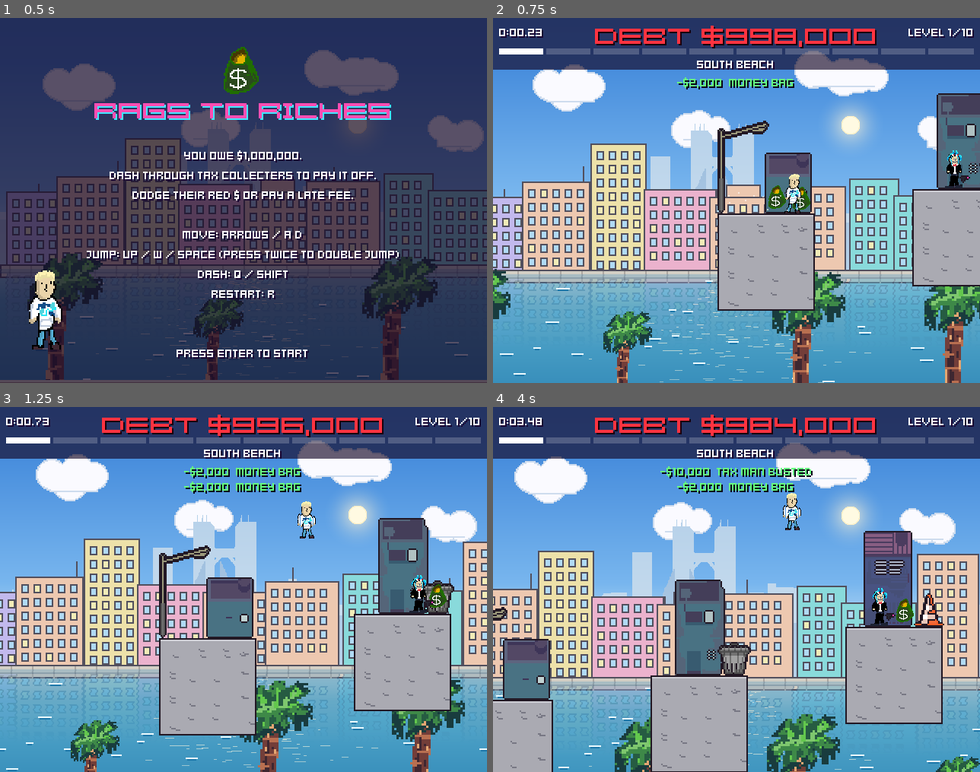
Above: before the commit, frames 1-4 (two rows, left to right).
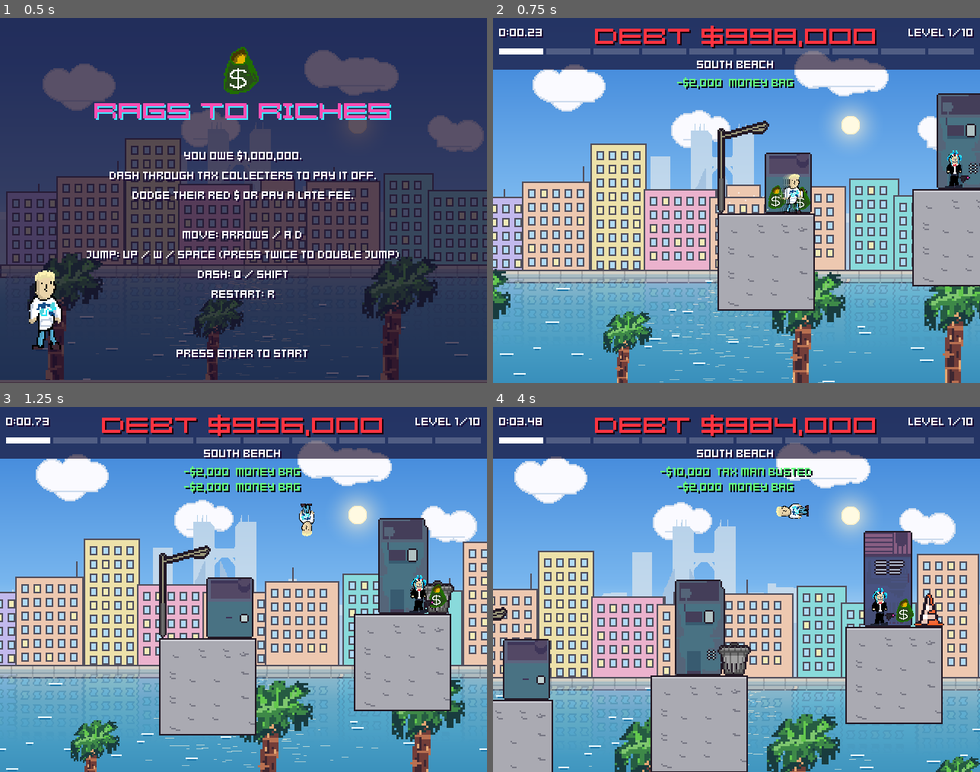
Above: after the commit, the same moments.

Repository: ybro2011/BounceBack-from-rags2riches
Game: Godot game, scene res://scenes/start_screen.tscn
Two runs of this game, one before a commit and one after it. Both use one fixed random seed, a clock stepped at 60 frames per second and the inputs below.
Inputs:
- Up to frame 1 (0.5 s): no input
- Up to frame 2 (0.75 s): tap Enter (ui_accept) at 0.5 s; hold Right (move_right) from 0.53 s (still down); tap Q (dash) at 0.6 s
- Up to frame 3 (1.25 s): keep holding Right (move_right); tap Up (jump) at 0.77, 0.8, 1.07 s
- Up to frame 4 (4 s): tap Up (jump) at 1.35, 1.52, 1.82, 2.3, 3.02, 3.32, 3.6, 3.77 s; tap Q (dash) at 1.55, 2.1, 2.85 s; release Right (move_right) at 2.03 s; hold Left (move_left) 2.03-2.78 s; hold Right (move_right) from 2.78 s (still down)

Frame 1 is identical in both runs. In frame 2, 0.2% of the frame differs, in the area x 58-64%, y 42-54%; in frame 3, 0.2%; in frame 4, 0.3%, in the area x 58-65%, y 23-34%.

Commit message:
more player animations, attack animations

Diff:
--- a/scenes/player.tscn
+++ b/scenes/player.tscn
@@ -5,9 +5,13 @@
 [ext_resource type="Texture2D" path="res://assets/images/user/characters/blonde_climb_1.png" id="climb_1"]
 [ext_resource type="Texture2D" path="res://assets/images/user/characters/blonde_dash_0.png" id="dash_0"]
 [ext_resource type="Texture2D" path="res://assets/images/user/characters/blonde_dash_1.png" id="dash_1"]
+[ext_resource type="Texture2D" path="res://assets/images/user/characters/blonde_dash_2.png" id="dash_2"]
+[ext_resource type="Texture2D" path="res://assets/images/user/characters/blonde_dash_attack_0.png" id="dash_attack_0"]
+[ext_resource type="Texture2D" path="res://assets/images/user/characters/blonde_dash_attack_1.png" id="dash_attack_1"]
 [ext_resource type="Texture2D" path="res://assets/images/user/characters/blonde_double_jump_0.png" id="double_jump_0"]
 [ext_resource type="Texture2D" path="res://assets/images/user/characters/blonde_double_jump_1.png" id="double_jump_1"]
 [ext_resource type="Texture2D" path="res://assets/images/user/characters/blonde_double_jump_2.png" id="double_jump_2"]
+[ext_resource type="Texture2D" path="res://assets/images/user/characters/blonde_double_jump_3.png" id="double_jump_3"]
 [ext_resource type="Texture2D" path="res://assets/images/user/characters/blonde_fall_0.png" id="fall_0"]
 [ext_resource type="Texture2D" path="res://assets/images/user/characters/blonde_fall_1.png" id="fall_1"]
 [ext_resource type="Texture2D" path="res://assets/images/user/characters/blonde_hurt_0.png" id="hurt_0"]
@@ -18,6 +22,7 @@
 [ext_resource type="Texture2D" path="res://assets/images/user/characters/blonde_jump_0.png" id="jump_0"]
 [ext_resource type="Texture2D" path="res://assets/images/user/characters/blonde_jump_1.png" id="jump_1"]
 [ext_resource type="Texture2D" path="res://assets/images/user/characters/blonde_jump_2.png" id="jump_2"]
+[ext_resource type="Texture2D" path="res://assets/images/user/characters/blonde_jump_3.png" id="jump_3"]
 [ext_resource type="Texture2D" path="res://assets/images/user/characters/blonde_land_0.png" id="land_0"]
 [ext_resource type="Texture2D" path="res://assets/images/user/characters/blonde_land_1.png" id="land_1"]
 [ext_resource type="Texture2D" path="res://assets/images/user/characters/blonde_run_0.png" id="run_0"]
@@ -26,7 +31,12 @@
 [ext_resource type="Texture2D" path="res://assets/images/user/characters/blonde_run_3.png" id="run_3"]
 [ext_resource type="Texture2D" path="res://assets/images/user/characters/blonde_run_4.png" id="run_4"]
 [ext_resource type="Texture2D" path="res://assets/images/user/characters/blonde_run_5.png" id="run_5"]
+[ext_resource type="Texture2D" path="res://assets/images/user/characters/blonde_run_6.png" id="run_6"]
+[ext_resource type="Texture2D" path="res://assets/images/user/characters/blonde_run_7.png" id="run_7"]
 [ext_resource type="Texture2D" path="res://assets/images/user/characters/blonde_slam_0.png" id="slam_0"]
+[ext_resource type="Texture2D" path="res://assets/images/user/characters/blonde_slam_attack_0.png" id="slam_attack_0"]
+[ext_resource type="Texture2D" path="res://assets/images/user/characters/blonde_slam_attack_1.png" id="slam_attack_1"]
+[ext_resource type="Texture2D" path="res://assets/images/user/characters/blonde_slam_attack_2.png" id="slam_attack_2"]
 [ext_resource type="Texture2D" path="res://assets/images/user/characters/blonde_wall_jump_0.png" id="wall_jump_0"]
 [ext_resource type="Texture2D" path="res://assets/images/user/characters/blonde_wall_jump_1.png" id="wall_jump_1"]
 [ext_resource type="Texture2D" path="res://assets/images/user/characters/blonde_wall_slide_0.png" id="wall_slide_0"]
@@ -40,15 +50,20 @@
 "name": &"climb",
 "speed": 10.0
 }, {
-"frames": [{"duration": 1.0, "texture": ExtResource("dash_0")}, {"duration": 1.0, "texture": ExtResource("dash_1")}],
-"loop": true,
+"frames": [{"duration": 1.0, "texture": ExtResource("dash_0")}, {"duration": 1.0, "texture": ExtResource("dash_1")}, {"duration": 1.0, "texture": ExtResource("dash_2")}],
+"loop": false,
 "name": &"dash",
-"speed": 15.0
+"speed": 20.0
 }, {
-"frames": [{"duration": 1.0, "texture": ExtResource("double_jump_0")}, {"duration": 1.0, "texture": ExtResource("double_jump_1")}, {"duration": 1.0, "texture": ExtResource("double_jump_2")}],
+"frames": [{"duration": 1.0, "texture": ExtResource("dash_attack_0")}, {"duration": 1.0, "texture": ExtResource("dash_attack_1")}],
+"loop": false,
+"name": &"dash_attack",
+"speed": 10.0
+}, {
+"frames": [{"duration": 1.0, "texture": ExtResource("double_jump_0")}, {"duration": 1.0, "texture": ExtResource("double_jump_1")}, {"duration": 1.0, "texture": ExtResource("double_jump_2")}, {"duration": 1.0, "texture": ExtResource("double_jump_3")}],
 "loop": false,
 "name": &"double_jump",
-"speed": 14.0
+"speed": 16.0
 }, {
 "frames": [{"duration": 1.0, "texture": ExtResource("fall_0")}, {"duration": 1.0, "texture": ExtResource("fall_1")}],
 "loop": true,
@@ -65,25 +80,30 @@
 "name": &"idle",
 "speed": 4.0
 }, {
-"frames": [{"duration": 1.0, "texture": ExtResource("jump_0")}, {"duration": 1.0, "texture": ExtResource("jump_1")}, {"duration": 1.0, "texture": ExtResource("jump_2")}],
+"frames": [{"duration": 1.0, "texture": ExtResource("jump_0")}, {"duration": 1.0, "texture": ExtResource("jump_1")}, {"duration": 1.0, "texture": ExtResource("jump_2")}, {"duration": 1.0, "texture": ExtResource("jump_3")}],
 "loop": false,
 "name": &"jump",
-"speed": 12.0
+"speed": 14.0
 }, {
 "frames": [{"duration": 1.0, "texture": ExtResource("land_0")}, {"duration": 1.0, "texture": ExtResource("land_1")}],
 "loop": false,
 "name": &"land",
 "speed": 14.0
 }, {
-"frames": [{"duration": 1.0, "texture": ExtResource("run_0") …(221 unchanged characters)… ": 1.0, "texture": ExtResource("run_5")}],
+"frames": [{"duration": 1.0, "texture": ExtResource("run_0") …(221 unchanged characters)… ": 1.0, "texture": ExtResource("run_5")}, {"duration": 1.0, "texture": ExtResource("run_6")}, {"duration": 1.0, "texture": ExtResource("run_7")}],
 "loop": true,
 "name": &"run",
-"speed": 15.0
+"speed": 16.0
 }, {
 "frames": [{"duration": 1.0, "texture": ExtResource("slam_0")}],
 "loop": true,
 "name": &"slam",
 "speed": 5.0
+}, {
+"frames": [{"duration": 1.0, "texture": ExtResource("slam_attack_0")}, {"duration": 1.0, "texture": ExtResource("slam_attack_1")}, {"duration": 1.0, "texture": ExtResource("slam_attack_2")}],
+"loop": false,
+"name": &"slam_attack",
+"speed": 12.0
 }, {
 "frames": [{"duration": 1.0, "texture": ExtResource("wall_jump_0")}, {"duration": 1.0, "texture": ExtResource("wall_jump_1")}],
 "loop": true,
--- a/scripts/player.gd
+++ b/scripts/player.gd
@@ -20,6 +20,8 @@
 var jumped = false
 var land_time = 0.0
 var double_jump_time = 0.0
+var attack_time = 0.0
+var attack_anim = ""
 var climbing = false
 var hurt = false
 var invulnerable_time = 0.0
@@ -89,9 +91,12 @@
 
 	land_time -= delta
 	double_jump_time -= delta
+	attack_time -= delta
 
 	# Play animations
-	if dash_time > 0:
+	if attack_time > 0:
+		animated_sprite.play(attack_anim)
+	elif dash_time > 0:
 		animated_sprite.play("dash")
 	elif is_on_floor():
 		if land_time > 0 and direction == 0:
@@ -171,6 +176,13 @@
 		var distance = tax_collector.global_position - global_position
 		if abs(distance.x) <= SLAM_RANGE and abs(distance.y) <= SLAM_HEIGHT:
 			tax_collector.get_busted()
+			play_attack("slam_attack")
+
+func play_attack(anim):
+	attack_anim = anim
+	attack_time = 0.25
+	animated_sprite.play(anim)
+	animated_sprite.frame = 0
 
 func get_hurt():
 	hurt = true
--- a/scripts/tax_collector.gd
+++ b/scripts/tax_collector.gd
@@ -37,6 +37,7 @@
 
 	var player = get_tree().get_first_node_in_group("player")
 	if player and player.is_dashing() and hitbox.overlaps_body(player):
+		player.play_attack("dash_attack")
 		get_busted()
 
 func _on_shoot_timer_timeout():
Binary file changed: assets/images/user/characters/blonde_climb_0.png
Binary file changed: assets/images/user/characters/blonde_climb_1.png
Binary file changed: assets/images/user/characters/blonde_dash_0.png
Binary file changed: assets/images/user/characters/blonde_dash_1.png
Binary file added: assets/images/user/characters/blonde_dash_2.png
Not shown, added: assets/images/user/characters/blonde_dash_2.png.import
Binary file added: assets/images/user/characters/blonde_dash_attack_0.png
Not shown, added: assets/images/user/characters/blonde_dash_attack_0.png.import
Binary file added: assets/images/user/characters/blonde_dash_attack_1.png
Not shown, added: assets/images/user/characters/blonde_dash_attack_1.png.import
Binary file changed: assets/images/user/characters/blonde_double_jump_0.png
Binary file changed: assets/images/user/characters/blonde_double_jump_1.png
(and 37 more such lines)
